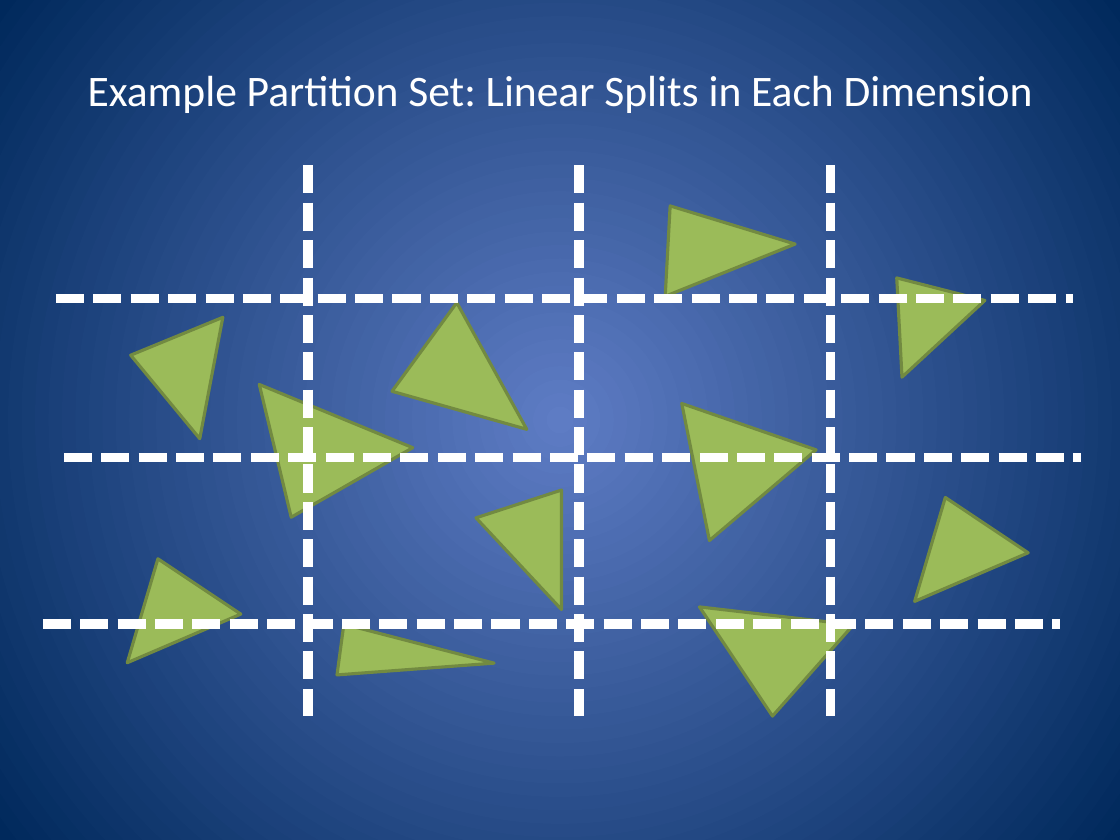
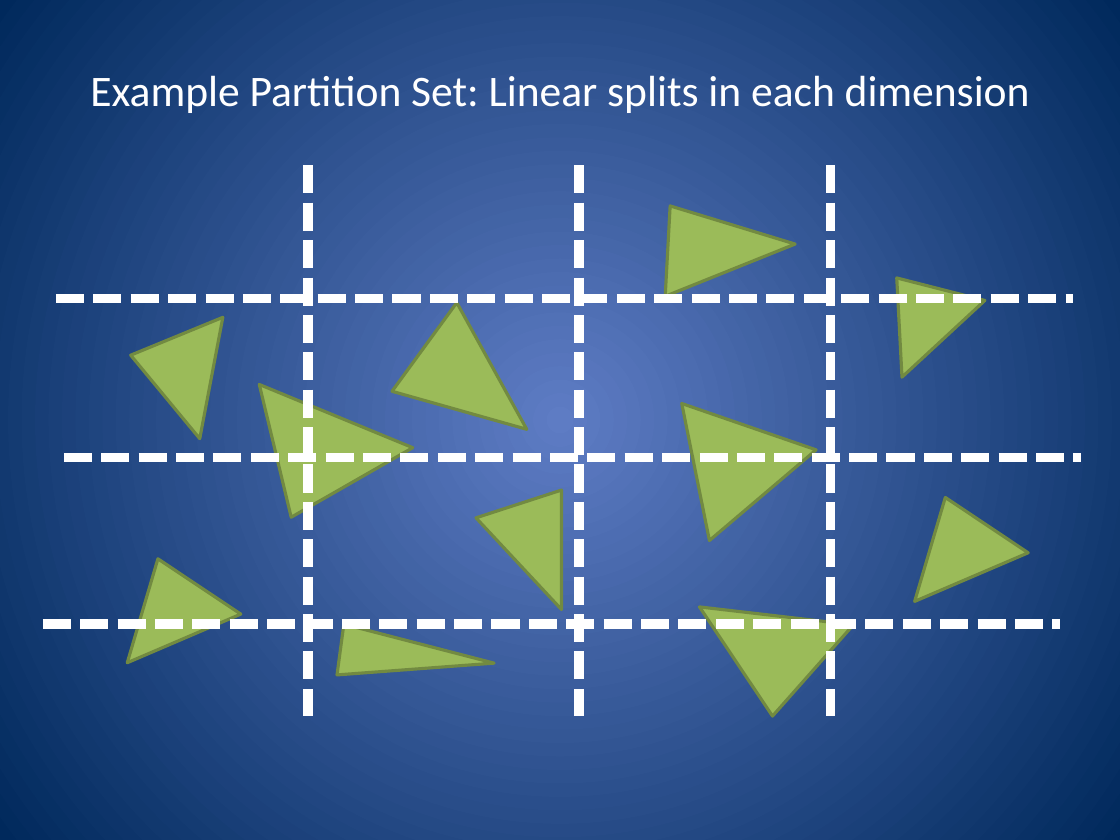
Before and after one commit to nfeltman/RayView, a slide deck: slide 28 of documentation/GroupMeetingPresentation.pptx. Drawn at 1120x840 pixels with LibreOffice and Linux fonts; fonts in the diff are those of the drawing. Boxes give left, top, right and bottom in pixels: in the first picture for what was removed or moved away, otherwise in the second. Text is boxed around its words. In the diff, an @@ line names an element or a change of style, - is before the commit and + after.

```diff
--- a/documentation/GroupMeetingPresentation.pptx
+++ b/documentation/GroupMeetingPresentation.pptx
@@ title at [90,75,1030,113]: text changed @@
-Example Partition Set: Linear Splits in Each Dimension
+Example Partition Set: Linear splits in each dimension
```
Also in this commit, not shown: 10 other slides changed, 7 slides added, 3 slides removed.
